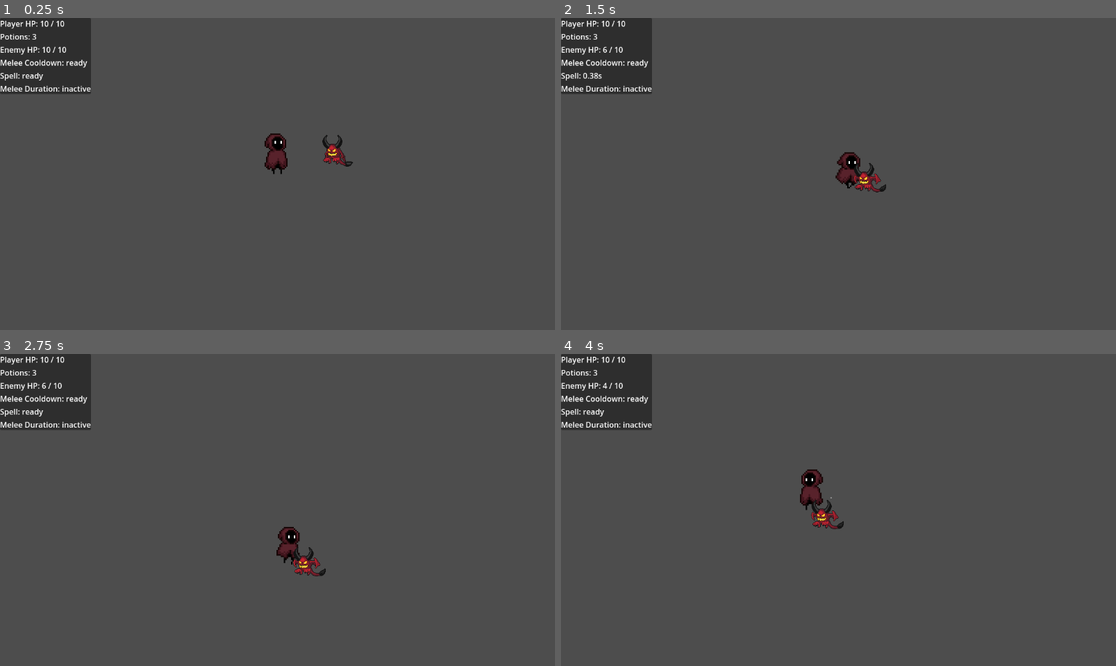
Above: before the commit, frames 1-4 (two rows, left to right).
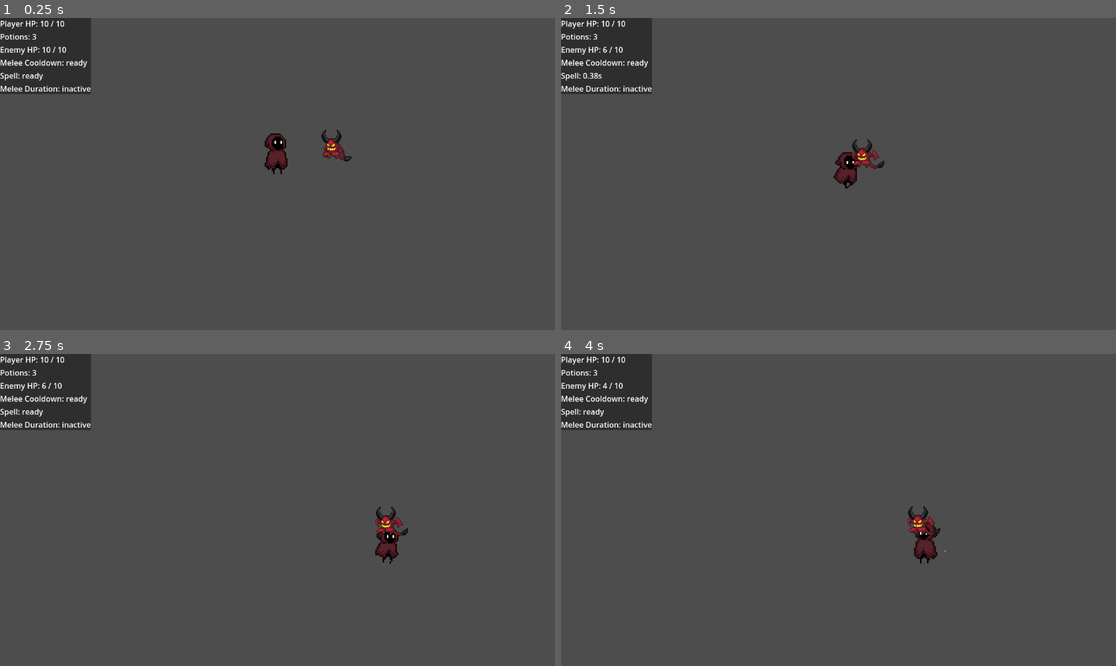
Above: after the commit, the same moments.

Repository: Benji4021/Descent
Game: Godot game, scene res://Scenes/test-scene.tscn
The game is run twice, just before and just after one commit, with the same random seed, the same clock (stepped at 60 frames per second) and the same inputs.
Inputs (mouse positions are in pixels of both pictures, inside the frame that each line leads up to):
- Up to frame 1 (0.25 s): no input
- Up to frame 2 (1.5 s): move the mouse to (960, 158) at 0.52 s; hold D (right) 0.53-1.28 s; tap J (attack_melee) at 0.6 s; move the mouse to (727, 189) at 1.27 s; hold S (down) from 1.28 s (still down); right-click (727, 189) at 1.35 s
- Up to frame 3 (2.75 s): move the mouse to (333, 441) at 2.02 s; release S (down) at 2.03 s; hold D (right) from 2.03 s (still down); hold Shift (shift) from 2.03 s (still down)
- Up to frame 4 (4 s): move the mouse to (810, 572) at 2.77 s; release D (right) at 2.78 s; release Shift (shift) at 2.78 s; hold W (up) 2.78-3.53 s; tap H (use_heal) at 2.85 s; move the mouse to (1005, 556) at 3.52 s; hold A (left) from 3.53 s (still down); tap J (attack_melee) at 3.6 s

The runs differ from the first frame. In frame 1, 0.3% of the frame differs, in the area x 57-64%, y 35-48%; in frame 2, 0.6%; in frame 3, 1.2%; in frame 4, 1.3%, in the area x 43-70%, y 36-68%.

Commit message:
Enemy movement height

Diff:
--- a/descent/Scripts/enemy.gd
+++ b/descent/Scripts/enemy.gd
@@ -20,7 +20,7 @@
 		move_and_slide()
 		return
 
-	var dir = (player.global_position - global_position).normalized()
+	var dir = (player.global_position - global_position + Vector2(0,-50)).normalized()
 	velocity = dir * speed
 	if velocity.x > 0:
 		animated_sprite.flip_h = true
